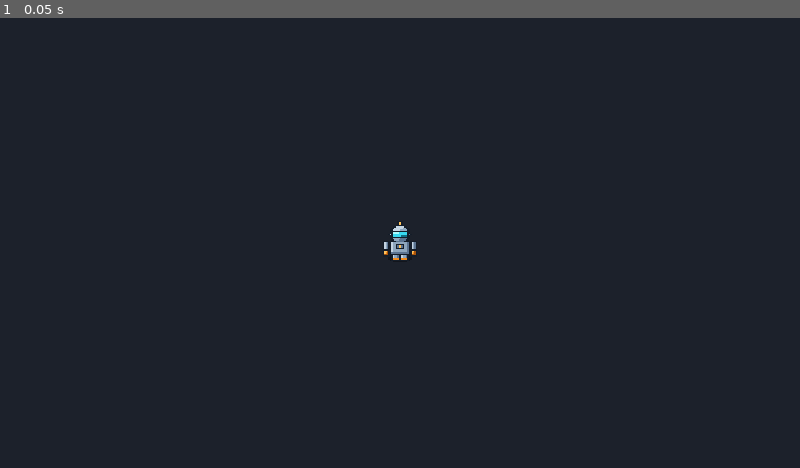
Above: before the commit, frame 1.
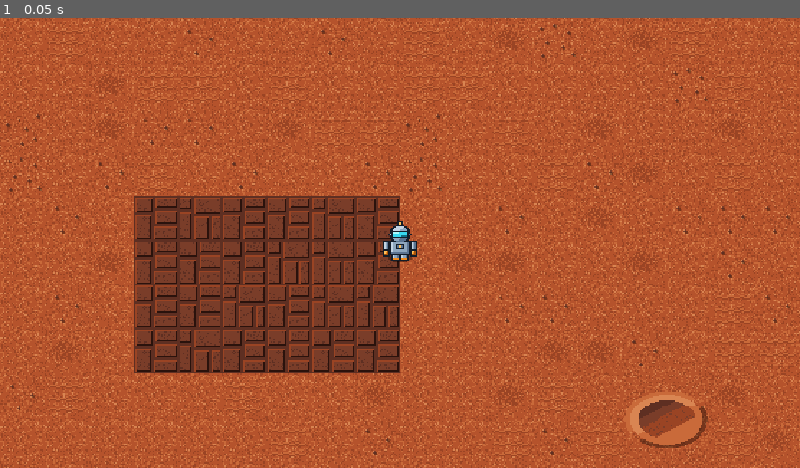
Above: after the commit, the same moment.

Repository: apergas/godot-example
Game: Godot game, scene res://scenes/main.tscn
Two runs of this game, one before a commit and one after it. Both use one fixed random seed, a clock stepped at 60 frames per second and the inputs below.
Inputs:
- Up to frame 1 (0.05 s): no input

The runs differ from the first frame. In frame 1, 100% of the frame differs, in the area x 0-100%, y 0-100%.

Commit message:
Replace placeholder background with Mars ground tile layer
Co-Authored-By: Claude Opus 5.5 <noreply@anthropic.com>

Diff:
--- /dev/null
+++ b/assets/ground_tiles.tres
@@ -0,0 +1,23 @@
+[gd_resource type="TileSet" load_steps=3 format=3]
+
+[ext_resource type="Texture2D" path="res://assets/ground_tiles.png" id="1_tex"]
+
+[sub_resource type="TileSetAtlasSource" id="TileSetAtlasSource_ground"]
+texture = ExtResource("1_tex")
+texture_region_size = Vector2i(32, 32)
+0:0/0 = 0
+1:0/0 = 0
+2:0/0 = 0
+3:0/0 = 0
+0:1/0 = 0
+1:1/0 = 0
+2:1/0 = 0
+3:1/0 = 0
+0:2/0 = 0
+1:2/0 = 0
+0:3/0 = 0
+1:3/0 = 0
+
+[resource]
+tile_size = Vector2i(32, 32)
+sources/0 = SubResource("TileSetAtlasSource_ground")
--- a/scenes/main.tscn
+++ b/scenes/main.tscn
@@ -1,18 +1,18 @@
-[gd_scene load_steps=3 format=3]
+[gd_scene load_steps=5 format=3]
 
 [ext_resource type="Script" path="res://scripts/main.gd" id="1_main"]
 [ext_resource type="PackedScene" path="res://scenes/worker.tscn" id="2_worker"]
+[ext_resource type="TileSet" path="res://assets/ground_tiles.tres" id="3_tileset"]
+[ext_resource type="Script" path="res://scripts/ground.gd" id="4_ground"]
 
 [node name="Main" type="Node2D"]
 script = ExtResource("1_main")
 
-[node name="Ground" type="ColorRect" parent="."]
-offset_left = -2000.0
-offset_top = -2000.0
-offset_right = 2000.0
-offset_bottom = 2000.0
-mouse_filter = 2
-color = Color(0.11, 0.13, 0.17, 1)
+[node name="Ground" type="TileMapLayer" parent="."]
+z_index = -10
+scale = Vector2(2, 2)
+tile_set = ExtResource("3_tileset")
+script = ExtResource("4_ground")
 
 [node name="Worker" parent="." instance=ExtResource("2_worker")]
 position = Vector2(576, 324)
--- /dev/null
+++ b/scripts/ground.gd
@@ -0,0 +1,48 @@
+extends TileMapLayer
+## Paints the whole map from MapLayout with a deterministic variation (MapLayout.SEED).
+## Purely decorative: no collision, every cell is walkable.
+
+const SOURCE_ID := 0
+const SAND: Array[Vector2i] = [Vector2i(0, 0), Vector2i(1, 0), Vector2i(2, 0), Vector2i(3, 0)]
+const ROCKS: Array[Vector2i] = [Vector2i(0, 1), Vector2i(1, 1)]
+const PEBBLES: Array[Vector2i] = [Vector2i(2, 1), Vector2i(3, 1)]
+const CRATER_ORIGIN := Vector2i(0, 2)
+const PEBBLE_CHANCE := 0.04
+const PLAIN_SAND_CHANCE := 0.55
+
+
+func _ready() -> void:
+	paint()
+
+
+func paint() -> void:
+	clear()
+	var rng := RandomNumberGenerator.new()
+	rng.seed = MapLayout.SEED
+	for y in Grid.MAP_SIZE.y:
+		for x in Grid.MAP_SIZE.x:
+			var cell := Vector2i(x, y)
+			set_cell(cell, SOURCE_ID, _pick_tile(cell, rng))
+	for crater in MapLayout.CRATERS:
+		for dy in 2:
+			for dx in 2:
+				var quad := Vector2i(dx, dy)
+				set_cell(crater + quad, SOURCE_ID, CRATER_ORIGIN + quad)
+
+
+func _pick_tile(cell: Vector2i, rng: RandomNumberGenerator) -> Vector2i:
+	var roll := rng.randf()
+	if _in_rock(cell):
+		return ROCKS[0] if roll < 0.6 else ROCKS[1]
+	if roll < PEBBLE_CHANCE:
+		return PEBBLES[rng.randi() % PEBBLES.size()]
+	if roll < PLAIN_SAND_CHANCE:
+		return SAND[0]
+	return SAND[1 + rng.randi() % 3]
+
+
+func _in_rock(cell: Vector2i) -> bool:
+	for patch in MapLayout.ROCK_PATCHES:
+		if patch.has_point(cell):
+			return true
+	return false
--- /dev/null
+++ b/tests/test_01_ground.gd
@@ -0,0 +1,92 @@
+extends SceneTree
+
+const SAND_TILES: Array[Vector2i] = [Vector2i(0, 0), Vector2i(1, 0), Vector2i(2, 0), Vector2i(3, 0)]
+const ROCK_TILES: Array[Vector2i] = [Vector2i(0, 1), Vector2i(1, 1)]
+const PEBBLE_TILES: Array[Vector2i] = [Vector2i(2, 1), Vector2i(3, 1)]
+const CRATER_ORIGIN := Vector2i(0, 2)
+
+var _failed := 0
+
+
+func _initialize() -> void:
+	var main: Node = (load("res://scenes/main.tscn") as PackedScene).instantiate()
+	root.add_child(main)
+	await process_frame
+	var ground := main.get_node_or_null("Ground") as TileMapLayer
+	_check("Ground is a TileMapLayer", ground != null)
+	if ground == null:
+		quit(1)
+		return
+
+	_check("z_index -10", ground.z_index == -10, str(ground.z_index))
+	_check("scale 2", ground.scale == Vector2(2, 2), str(ground.scale))
+	var atlas := ground.tile_set.get_source(0) as TileSetAtlasSource
+	_check("atlas source 0 has the crater", atlas != null and atlas.has_tile(Vector2i(1, 3)))
+
+	var cells := ground.get_used_cells()
+	_check("every cell painted", cells.size() == Grid.MAP_SIZE.x * Grid.MAP_SIZE.y, str(cells.size()))
+	_check("used rect is the map", ground.get_used_rect() == Rect2i(Vector2i.ZERO, Grid.MAP_SIZE),
+			str(ground.get_used_rect()))
+	var wrong_source := 0
+	for c in cells:
+		if ground.get_cell_source_id(c) != 0:
+			wrong_source += 1
+	_check("all cells use source 0", wrong_source == 0, str(wrong_source))
+
+	var tile_world := Vector2(ground.tile_set.tile_size) * ground.scale
+	var world_rect := Rect2(ground.to_global(Vector2.ZERO), Vector2(Grid.MAP_SIZE) * tile_world)
+	_check("world size matches Grid.map_rect_world()", world_rect == Grid.map_rect_world(), str(world_rect))
+	for c in [Vector2i(0, 0), Vector2i(10, 21), Vector2i(63, 47)]:
+		var center := ground.to_global(ground.map_to_local(c))
+		_check("cell %s centre matches Grid" % c, center == Grid.cell_to_world(c), str(center))
+	var probe := Vector2(1000.5, 2047.9)
+	_check("local_to_map matches Grid.world_to_cell",
+			ground.local_to_map(ground.to_local(probe)) == Grid.world_to_cell(probe))
+
+	var bad_rock := 0
+	for patch in MapLayout.ROCK_PATCHES:
+		for y in range(patch.position.y, patch.end.y):
+			for x in range(patch.position.x, patch.end.x):
+				if not ROCK_TILES.has(ground.get_cell_atlas_coords(Vector2i(x, y))):
+					bad_rock += 1
+	_check("rock patches painted with rock", bad_rock == 0, str(bad_rock))
+
+	var bad_crater := 0
+	for crater in MapLayout.CRATERS:
+		for dy in 2:
+			for dx in 2:
+				var quad := Vector2i(dx, dy)
+				if ground.get_cell_atlas_coords(crater + quad) != CRATER_ORIGIN + quad:
+					bad_crater += 1
+	_check("craters painted as 2x2", bad_crater == 0, str(bad_crater))
+
+	var seen := {}
+	for c in cells:
+		seen[ground.get_cell_atlas_coords(c)] = true
+	var sand_variants := 0
+	for coords in SAND_TILES:
+		if seen.has(coords):
+			sand_variants += 1
+	_check("all four sand variants used", sand_variants == 4, str(sand_variants))
+	_check("pebbles used", seen.has(PEBBLE_TILES[0]) or seen.has(PEBBLE_TILES[1]))
+
+	var before := _snapshot(ground)
+	ground.call("paint")
+	_check("paint is deterministic", _snapshot(ground) == before)
+	quit(1 if _failed > 0 else 0)
+
+
+func _snapshot(ground: TileMapLayer) -> Array:
+	var tiles := []
+	for y in Grid.MAP_SIZE.y:
+		for x in Grid.MAP_SIZE.x:
+			tiles.append(ground.get_cell_atlas_coords(Vector2i(x, y)))
+	return tiles
+
+
+func _check(test_name: String, ok: bool, detail: String = "") -> void:
+	if ok:
+		print("PASS ", test_name)
+	else:
+		_failed += 1
+		print("FAIL ", test_name, ": ", detail)
Not shown, added: scripts/ground.gd.uid
